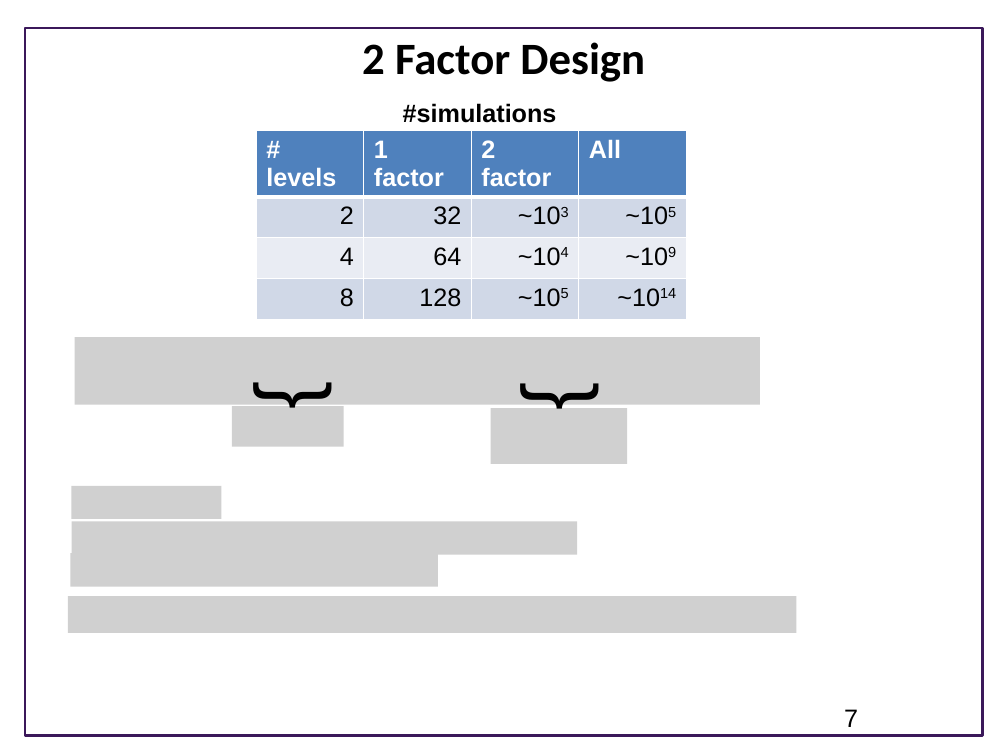
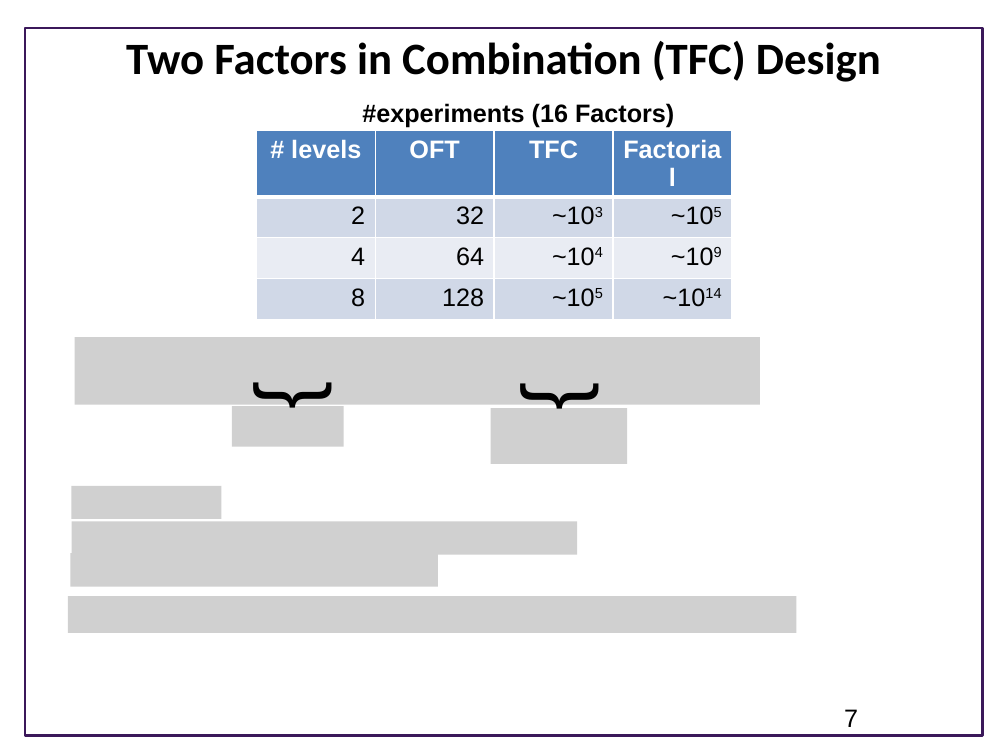
Before and after one commit to ModelEngineering/advancing-biomedical-models, a slide deck: slide 7 of lecture_5/5_design_of_experiments.pptx. Drawn at 1008x756 pixels with LibreOffice and Linux fonts; fonts in the diff are those of the drawing; grey boxes stand for pictures; background and template pictures are left out. Boxes give left, top, right and bottom in pixels: in the first picture for what was removed or moved away, otherwise in the second. Text is boxed around its words. In the diff, an @@ line names an element or a change of style, - is before the commit and + after.

```diff
--- a/lecture_5/5_design_of_experiments.pptx
+++ b/lecture_5/5_design_of_experiments.pptx
@@ title at bbox=[126, 41, 881, 82]: text changed @@
-2 Factor Design
+Two Factors in Combination (TFC) Design
@@ text at bbox=[362, 103, 674, 127]: text changed @@
-#simulations
+#experiments (16 Factors)
@@ table at bbox=[256, 130, 732, 311] @@
-row 1: # levels | 1 factor | 2 factor | All
+row 1: # levels | OFT | TFC | Factorial
@@ alignment left to centre @@
@@ table: place and size @@
-table at bbox=[256, 130, 687, 311]
+table at bbox=[256, 130, 732, 311]
```
Also in this commit, not shown: 6 other slides changed.
